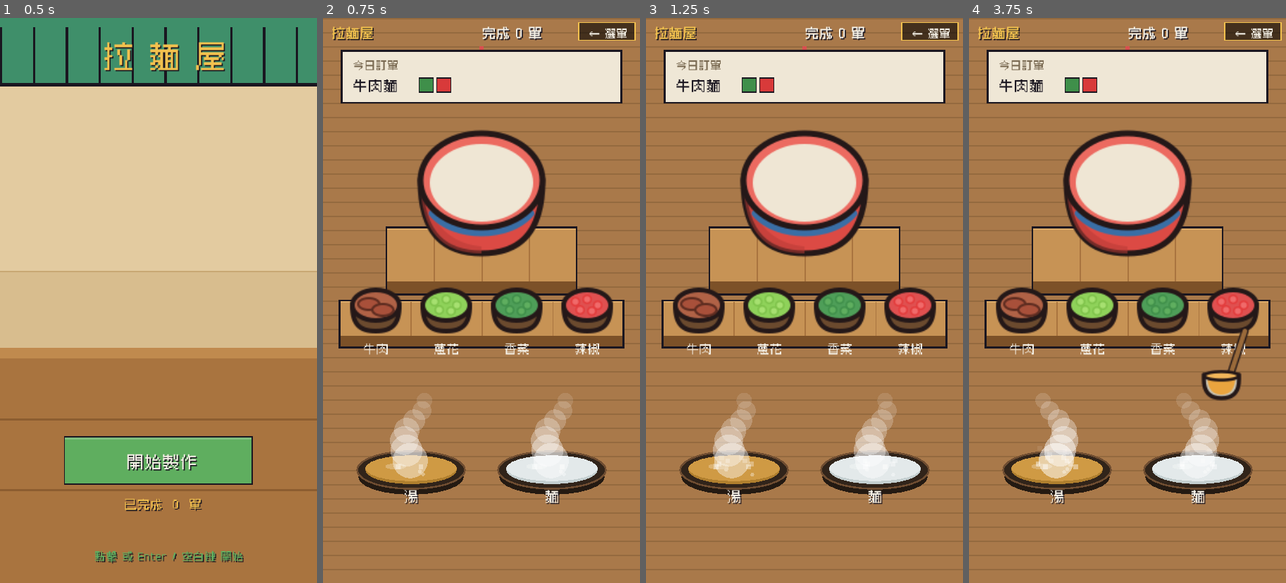
Above: before the commit, frames 1-4 (left to right).
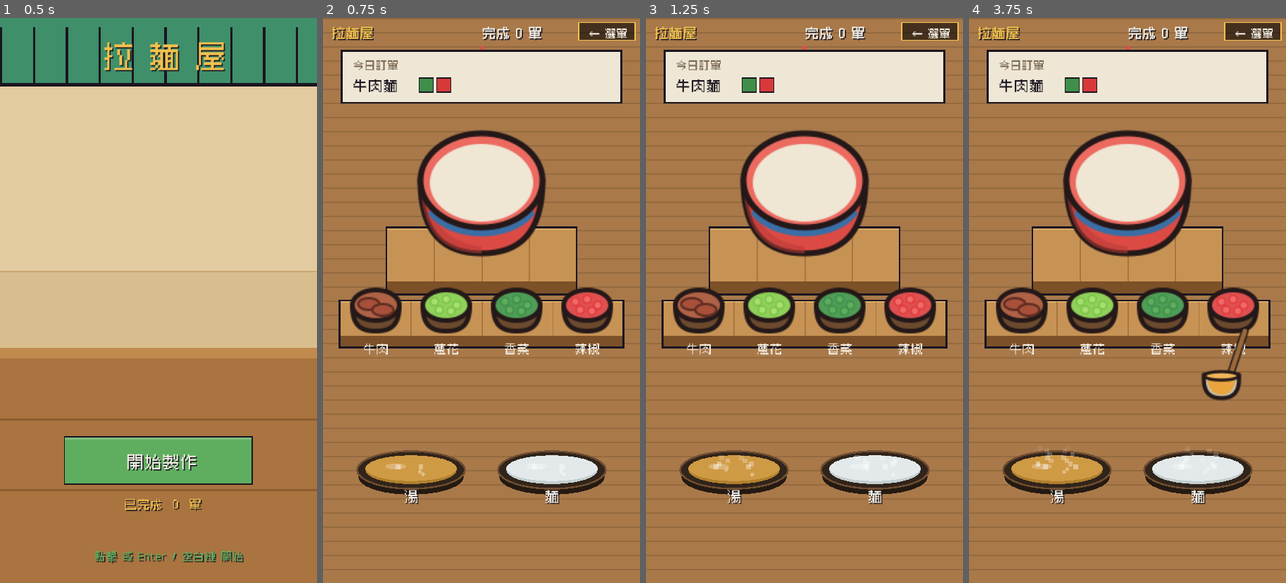
Above: after the commit, the same moments.

Repository: meloalright/ramen-ya
Game: Godot game, scene res://scenes/Menu.tscn
Same seed, same stepped clock (60 frames per second), same inputs: the game is played once before the commit and once after it.
Inputs (mouse positions are in pixels of both pictures, inside the frame that each line leads up to):
- Up to frame 1 (0.5 s): no input
- Up to frame 2 (0.75 s): tap Enter at 0.5 s; move the mouse to (551, 272) at 0.52 s; hold D from 0.53 s (still down); tap M at 0.6 s; click (551, 272) at 0.67 s
- Up to frame 3 (1.25 s): keep holding D; tap Space at 0.77 s
- Up to frame 4 (3.75 s): release D at 1.25 s; drag from (1064, 328) to (1111, 413) at 1.27 s; move the mouse to (1159, 176) at 2.02 s; hold D 2.03-2.75 s; tap Enter at 2.1 s; drag from (1111, 413) to (1032, 215) at 2.77 s; move the mouse to (1222, 385) at 3.52 s; hold A from 3.53 s (still down); tap E at 3.6 s

Frame 1 is identical in both runs. In frame 2, 2.0% of the frame differs, in the area x 21-79%, y 67-82%; in frame 3, 2.0%; in frame 4, 2.1%, in the area x 20-79%, y 66-82%.

Commit message:
tweak(cook): drop the big steam column, keep the small wisps
Removed the large procedural steam patch above the pots; the small rising puff
particles (and the simmering bubbles on the broth surface) stay.

Co-Authored-By: Claude Opus 4.8 (1M context) <noreply@anthropic.com>

Diff:
--- a/scripts/Main.gd
+++ b/scripts/Main.gd
@@ -966,12 +966,9 @@
 	var rr: int = s.r
 	# 湯 / 麵: a pot mouth set into the counter (body off-frame below) + rising steam
 	if s.item == "soup" or s.item == "noodles":
-		var hot: bool = (s.item == "soup" and held == "soup") \
-			or (s.item == "noodles" and (held == "noodles" or noodle_state == "cooking"))
 		_draw_pot_mouth(c, s.item)
 		if s.item == "noodles" and noodle_state == "cooking":
 			_draw_noodle_nest(Vector2(c.x, c.y - 1))
-		_draw_steam_patch(Vector2(c.x, c.y - 6), hot)
 		if s.item == "noodles" and noodle_state == "cooking":
 			_draw_boil_gauge(Vector2(c.x - 18, c.y + 26))
 		# label tucked under the pot mouth
